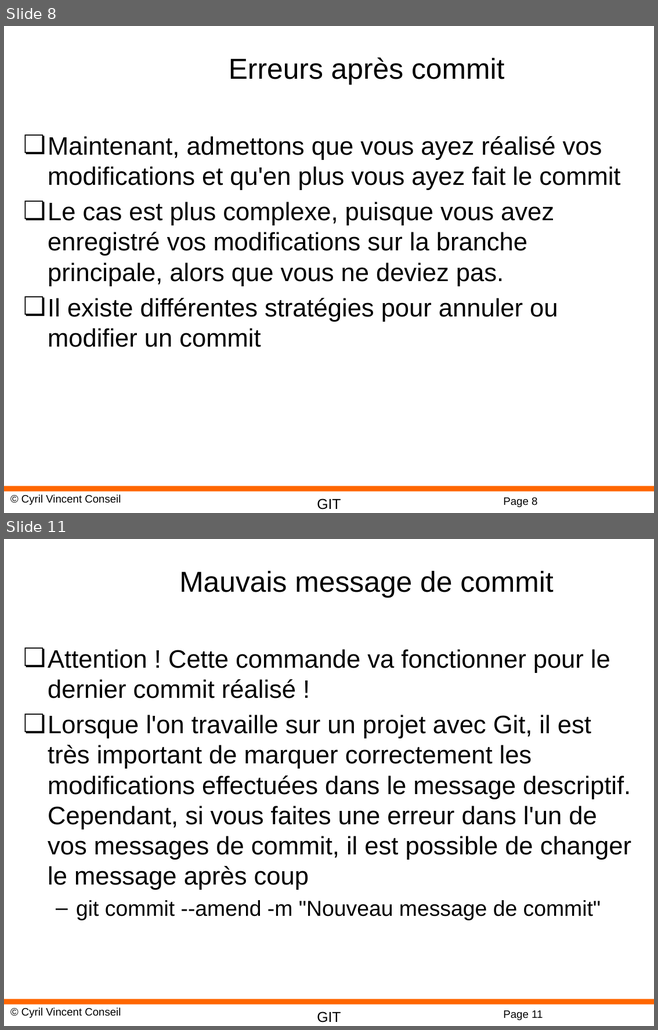
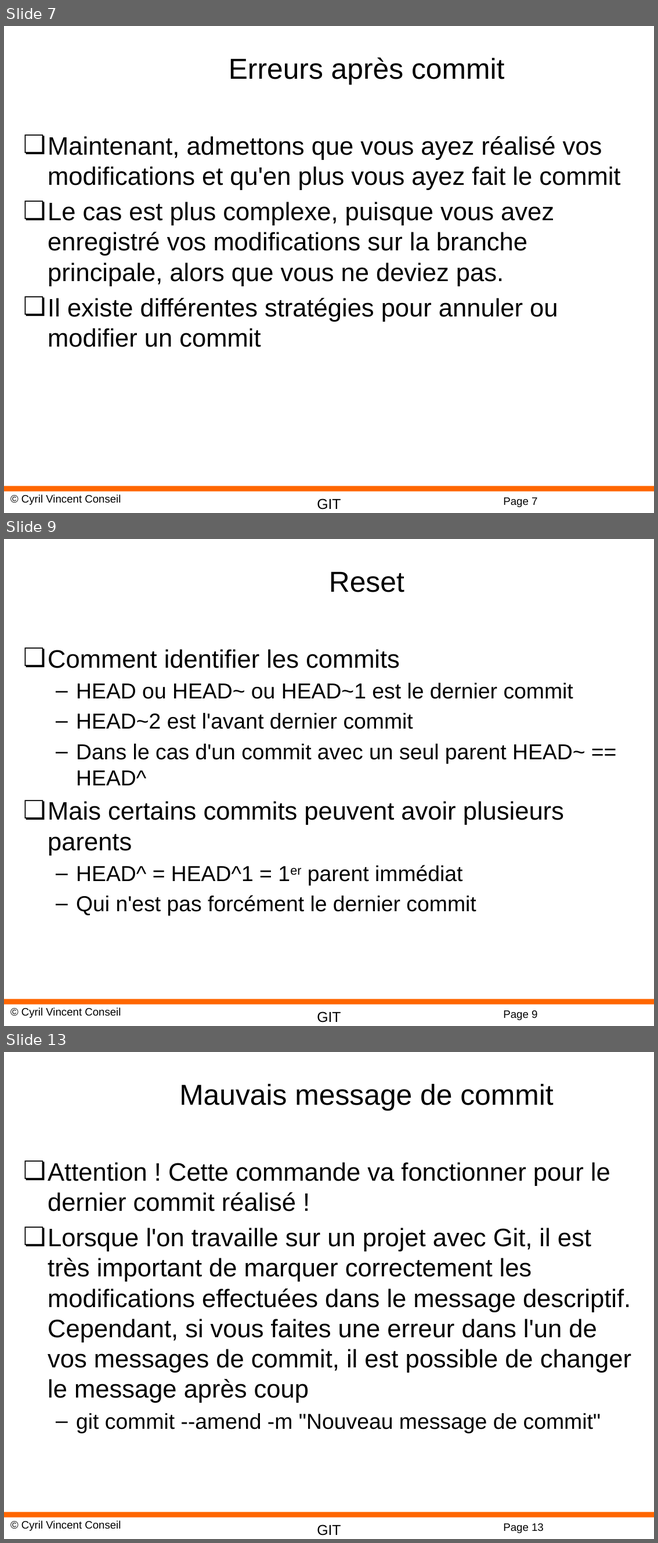
Before and after one commit to cyrilvincent/git, a slide deck: ppt/GIT05-Conflicts.pptx. Shown one above the other, each under a label of ours: slides 8 and 11 before the commit, slides 7, 9 and 13 after it; the slides between them are not shown. The pictures are 658x1030 and 658x1543 pixels, drawn with LibreOffice and Linux fonts; fonts in the diff are those of the drawing; background and template pictures are left out. Boxes give left, top, right and bottom in pixels: in the first picture for what was removed or moved away, otherwise in the second. Text is boxed around its words. In the diff, an @@ line names an element or a change of style, - is before the commit and + after.

```diff
--- a/ppt/GIT05-Conflicts.pptx
+++ b/ppt/GIT05-Conflicts.pptx
@@ slide 9 added at (4, 539, 654, 1026), background #FFFFFF; not listed: 4 template elements that a slide beside it also shows @@
@@ title added at (329, 571, 404, 592), 32 pt, text #000000 @@
+Reset
@@ text added at (48, 649, 585, 916), 24 pt, text #000000 @@
+❏ Comment identifier les commits
+  – HEAD ou HEAD~ ou HEAD~1 est le dernier commit
+  – HEAD~2 est l'avant dernier commit
+  – Dans le cas d'un commit avec un seul parent HEAD~ == HEAD^
+❏ Mais certains commits peuvent avoir plusieurs parents
+  – HEAD^ = HEAD^1 = 1er parent immédiat
+  – Qui n'est pas forcément le dernier commit
@@ what was slide 8 is now slide 7 @@
@@ page number at (503, 498, 537, 507): text changed @@
-Page 8
+Page 7
@@ what was slide 11 is now slide 13 @@
@@ page number at (503, 1524, 543, 1533): text changed @@
-Page 11
+Page 13
```
Also in this commit, not shown: 3 slides changed, 7 other slides added, 1 other file.
